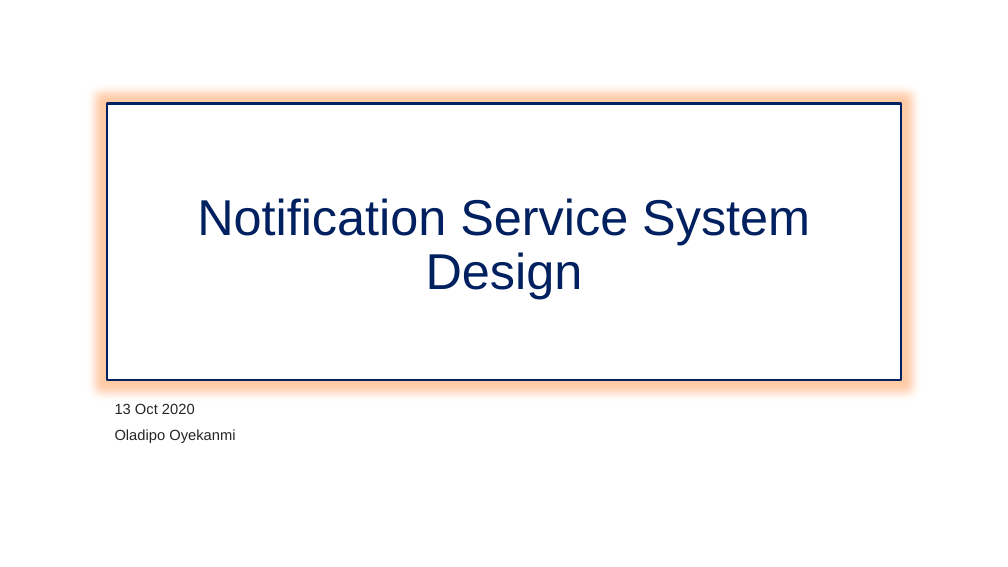
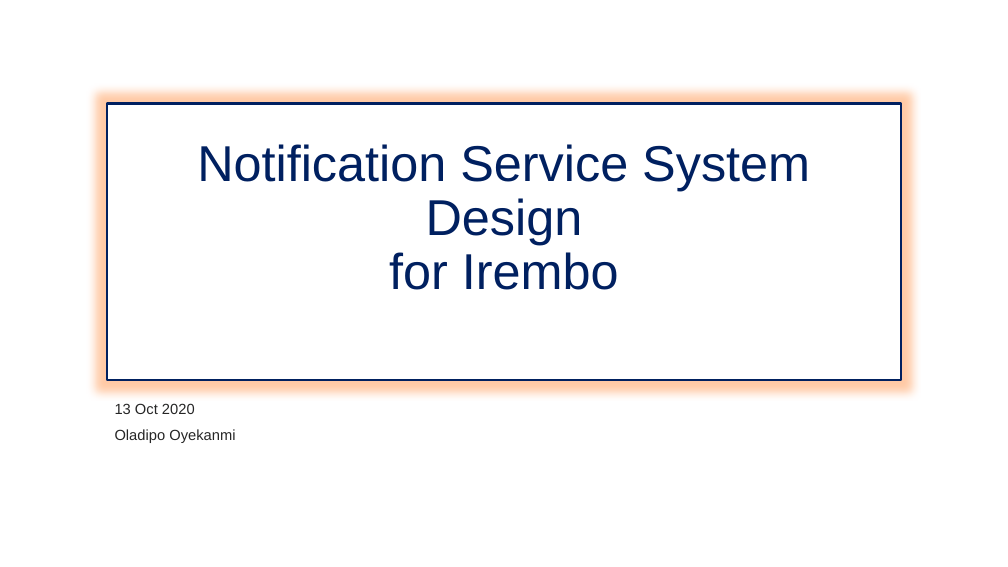
Before and after one commit to ab0vethesky/Notification-Service, a slide deck: slide 1 of Notification Service System Design.pptx. Drawn at 1008x567 pixels with LibreOffice and Linux fonts; fonts in the diff are those of the drawing. Boxes give left, top, right and bottom in pixels: in the first picture for what was removed or moved away, otherwise in the second. Text is boxed around its words. In the diff, an @@ line names an element or a change of style, - is before the commit and + after.

```diff
--- a/Notification Service System Design.pptx
+++ b/Notification Service System Design.pptx
@@ title at <box>197,144,810,290</box>: text changed @@
-Notification Service System Design
+Notification Service System Design
+for Irembo
```
Also in this commit, not shown: 6 other slides changed, 1 slide added, 1 slide removed.
